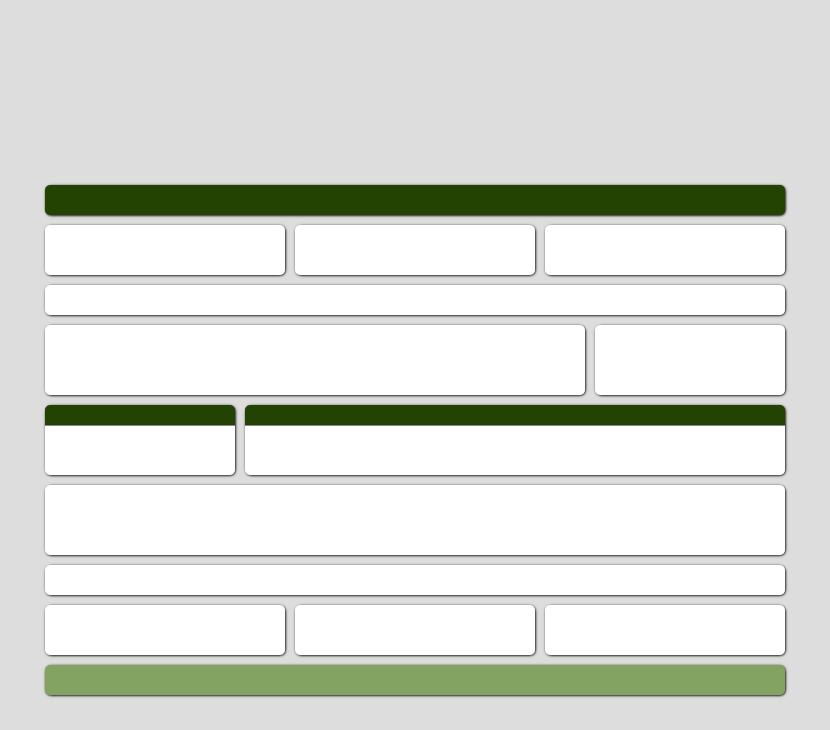
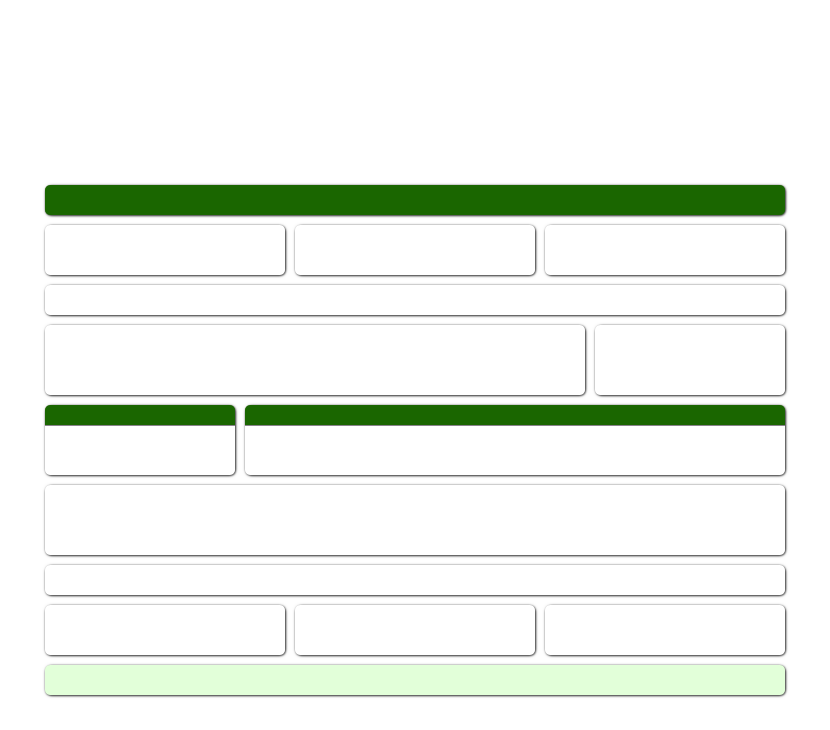
Layer changes from the first (830, 730) image to the second:
painted on "navbar" over [45, 185, 785, 215]
painted on "footer" over [45, 665, 785, 695]
painted on "Background" over [0, 0, 830, 730]
